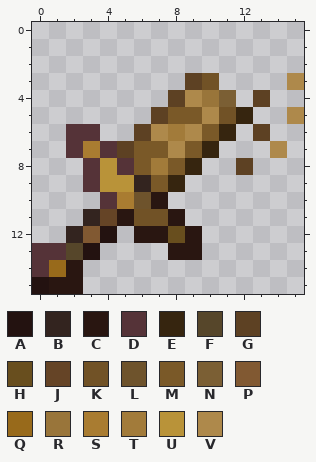
Pixel-art sprite: MUSS_have_textures_for_SC/assets/minecraft/optifine/cit/other/baguette_damaged.png. This is how it looked before the edit.
The file is 16x16 pixels. Colours within 5 levels of each other are drawn and written as one.
Palette (. is transparent): A #231210  B #33241f  C #291611  D #553338  E #36250f  F #56462a  G #5d4123  H #684e1e  J #654426  K #715226  L #6e532c  M #7a5928  N #7b5f34  P #815932  Q #986a1b  R #99753a  S #a97c31  T #a27b3a  U #b99339  V #ae894b
Pixels before, first column x 0:
 3 .........GK....V
 4 ........GVRN.G..
 5 .......GMMVKE..V
 6 ..DD..GVTVME.G..
 7 ..DSDGMMVME...V.
 8 ...DUDMTME..G...
 9 ...DUUBME.......
10 ....DSLC........
11 ...BJCKKC.......
12 ..BPA.CCHC......
13 DDFA....CC......
14 DQC.............
15 ACC.............
New version:
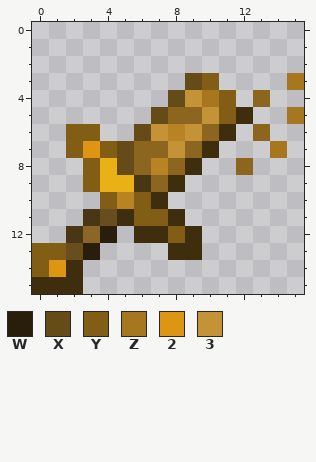
Colours new in this view: W #281e0b  X #654b17  Y #825d16  Z #a6771f  2 #dc9613  3 #c49337
Changes in this commit:
colour B: #33241f -> #493615
colour C: #291611 -> #3f2e0e
colour M: #7a5928 -> #8c661e
colour P: #815932 -> #896727
colour T: #a27b3a -> #b88423
colour U: #b99339 -> #e9b115
Changed rows in their new state; - is a pixel that keeps its letter.
first column x 0:
 3 ---------XY----Z
 4 --------X3ZY-M--
 5 -------X--3YC--Z
 6 --YY--X3-3-C-M--
 7 --Y2YX--3-C---Z-
 8 ---Y-X---C--M---
 9 ---Y----C-------
10 ----YTY---------
11 ----H-YY--------
12 ----W---Y-------
13 YYHW------------
14 Y2--------------
15 C---------------
